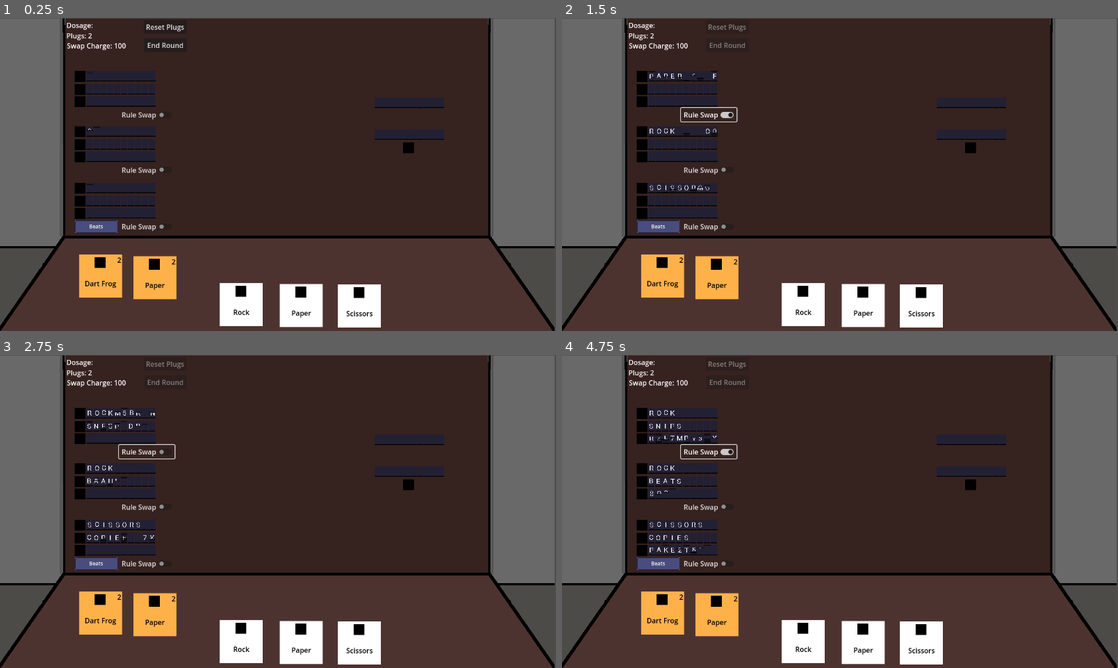
Above: before the commit, frames 1-4 (two rows, left to right).
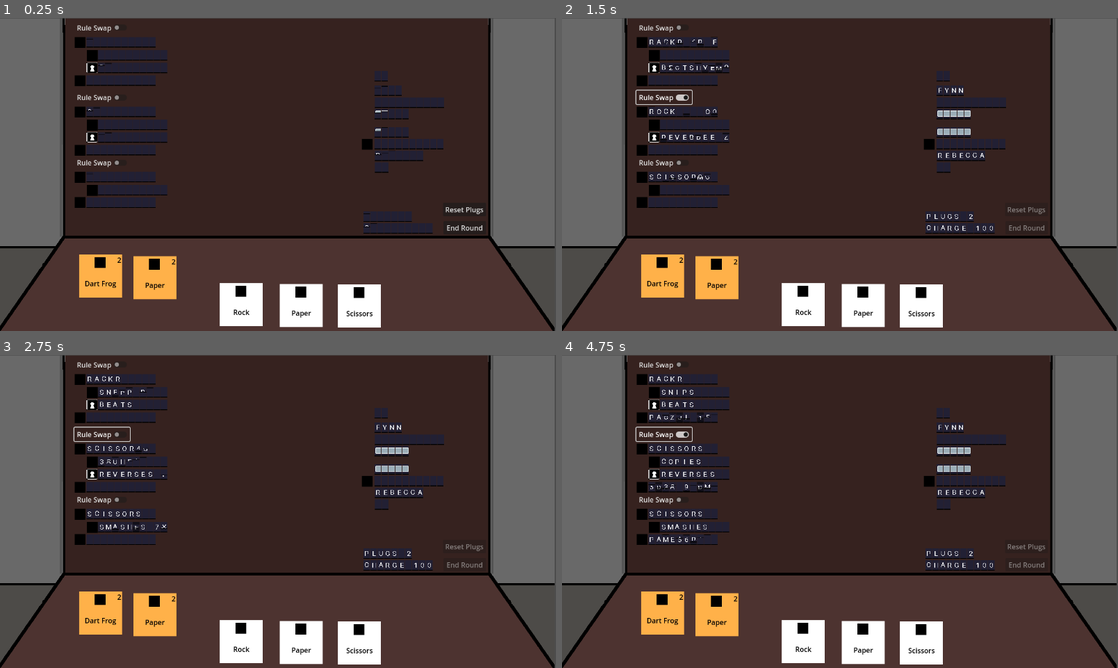
Above: after the commit, the same moments.

Repository: coreytbyrne/RPSGame
Game: Godot game, scene res://game_scenes/encounter/encounter.tscn
Two runs of this game, one before a commit and one after it. Both use one fixed random seed, a clock stepped at 60 frames per second and the inputs below. This scene is started directly instead of the project's main scene. The engine's default icon, where the game draws it, is replaced by a stand-in: a white triangle on a blue panel in a dark square.
Inputs (mouse positions are in pixels of both pictures, inside the frame that each line leads up to):
- Up to frame 1 (0.25 s): no input
- Up to frame 2 (1.5 s): click "End Round" at 0.5 s; click "Rule Swap" at 1.25 s
- Up to frame 3 (2.75 s): click "Rule Swap" at 2 s
- Up to frame 4 (4.75 s): click "Rule Swap" at 2.75 s; move the mouse to (639, 414) at 3.52 s; press the mouse at (639, 414) at 3.53 s; move the mouse to (639, 426) at 4.27 s; release the mouse at (639, 426) at 4.28 s; click (639, 426) at 4.35 s

The runs differ from the first frame. In frame 1, 3.4% of the frame differs, in the area x 12-87%, y 1-69%; in frame 2, 4.5%; in frame 3, 4.6%; in frame 4, 4.8%.

Commit message:
Migrated in game text to spinners

Diff:
--- a/entities/participant/opponent/opponent.gd
+++ b/entities/participant/opponent/opponent.gd
@@ -22,6 +22,12 @@
 		current_plug_count = value
 var current_plug_count:int
 var rule_board_reference:RulesBoard
+
+func _ready() -> void:
+	super._ready()
+	spinner_dose_node.position = $DoseLocation.position
+	spinner_name_node.position = $NameLocation.position
+	spinner_status_node.position = $StatusLocation.position
 
 
 func set_available_transmitters(transmitter_list:Array[CartridgeConfig]) -> void:
--- a/entities/participant/opponent/opponent.tscn
+++ b/entities/participant/opponent/opponent.tscn
@@ -1,6 +1,18 @@
-[gd_scene load_steps=2 format=3 uid="uid://b1l3o1il342tx"]
+[gd_scene load_steps=5 format=3 uid="uid://b1l3o1il342tx"]
 
 [ext_resource type="Script" uid="uid://be2wisk5e4j55" path="res://entities/participant/opponent/opponent.gd" id="1_8r4vp"]
+[ext_resource type="PackedScene" uid="uid://bhitfyyxuommx" path="res://entities/spinner_dose/spinner_dose.tscn" id="2_cu8if"]
+[ext_resource type="PackedScene" uid="uid://dhsdd451drwon" path="res://entities/spinner_tile/spinner_word.tscn" id="3_52w6d"]
+[ext_resource type="PackedScene" uid="uid://b6c8jyhnaa88s" path="res://entities/spinner_status/spinner_status.tscn" id="4_7nyls"]
 
 [node name="Opponent" type="Node2D"]
 script = ExtResource("1_8r4vp")
+spinner_dose_node_scene = ExtResource("2_cu8if")
+spinner_word_scene = ExtResource("3_52w6d")
+spinner_status_scene = ExtResource("4_7nyls")
+
+[node name="DoseLocation" type="Marker2D" parent="."]
+
+[node name="NameLocation" type="Marker2D" parent="."]
+
+[node name="StatusLocation" type="Marker2D" parent="."]
--- a/entities/participant/participant.gd
+++ b/entities/participant/participant.gd
@@ -1,23 +1,54 @@
 @abstract class_name Participant
 extends Node2D
 
-@export var dosage:int = 0:
+@export var spinner_dose_node_scene:PackedScene
+@export var spinner_word_scene:PackedScene
+@export var spinner_status_scene:PackedScene
+@export var participant_name:String
+
+@onready var dosage:int = 0:
 	set(value):
 		if self is Player:
-			$Dose.text = "Dose: %d / %d" % [value, max_dosage]
+			spinner_dose_node.update_dose_value(value)
 		dosage = value
 
-@export var max_dosage:int = 5
+@onready var max_dosage:int = 5:
+	set(value):
+		spinner_dose_node.max_dose = value
+		max_dosage = value
 
-@export var participant_name:String
+var spinner_dose_node:SpinnerDose
+var spinner_name_node:SpinnerWord
+var spinner_status_node:SpinnerStatus
 
 # Variables for tracking specific effects
 var plug_count_modifier:int = 0
-var is_shielded:bool = false
-var has_reverse:bool = false
+var is_shielded:bool = false :
+	set(value):
+		spinner_status_node.update_status_value(SpinnerStatus.STATUS.SHIELD, value)
+		is_shielded = value
+var has_reverse:bool = false:
+	set(value):
+		spinner_status_node.update_status_value(SpinnerStatus.STATUS.REVERSE, value)
+		has_reverse = value
 var play_history:Dictionary[GameplayUtils.OBJECT, int]
 
 enum TYPE {PLAYER, OPPONENT}
+
+func _ready() -> void:
+	spinner_dose_node = spinner_dose_node_scene.instantiate()
+	spinner_dose_node.max_dose = max_dosage
+
+	add_child(spinner_dose_node)
+	spinner_dose_node.update_dose_value(dosage)
+
+	spinner_name_node = spinner_word_scene.instantiate()
+	spinner_name_node.word_max_length = len(participant_name)
+	add_child(spinner_name_node)
+	spinner_name_node.update_word(participant_name)
+
+	spinner_status_node = spinner_status_scene.instantiate()
+	add_child(spinner_status_node)
 
 
 func add_to_play_history(obj:GameplayUtils.OBJECT) -> void:
--- a/entities/participant/player/player.gd
+++ b/entities/participant/player/player.gd
@@ -9,11 +9,13 @@
 @export var remaining_plug_count:int :
 	set(value):
 		remaining_plug_count = value
-		update_plug_label()
+		$PlugCount.update_word("Plugs " + str(value), 1, 3)
+		#update_plug_label()
 
 @export var swap_charge:int = 100:
 	set(value):
 		swap_charge_updated.emit(value)
+		$SwapCharge.update_word("Charge " + str(value),1,3)
 		swap_charge = value
 @export var swap_recharge_rate:int = 25
 var swap_recharge_modifer:int = 0
@@ -24,16 +26,20 @@
 signal swap_charge_updated(swap_charge:int)
 
 func _ready() -> void:
-	$SwapCharge.text = "Swap Charge: %d" % swap_charge
+	super._ready()
+	spinner_dose_node.position = $DoseLocation.position
+	spinner_name_node.position = $NameLocation.position
+	spinner_status_node.position = $StatusLocation.position
+	$SwapCharge.update_word("Charge " + str(swap_charge))
 
 
-func update_plug_label() -> void:
-	$PlugCount.text = "Plugs: %d" % [remaining_plug_count + plug_count_modifier]
+
+#func update_plug_label() -> void:
+	#$PlugCount.text = "Plugs: %d" % [remaining_plug_count + plug_count_modifier]
 
 
 func update_swap_charge(swap_change:int) -> void:
 	swap_charge += swap_change
-	$SwapCharge.text = "Swap Charge: %d" % swap_charge
 
 
 func recharge_swap() -> void:
--- a/entities/participant/player/player.tscn
+++ b/entities/participant/player/player.tscn
@@ -1,25 +1,24 @@
-[gd_scene load_steps=2 format=3 uid="uid://sq45r4t4q6cs"]
+[gd_scene load_steps=5 format=3 uid="uid://sq45r4t4q6cs"]
 
 [ext_resource type="Script" uid="uid://ciy5afajknnno" path="res://entities/participant/player/player.gd" id="1_abrql"]
+[ext_resource type="PackedScene" uid="uid://bhitfyyxuommx" path="res://entities/spinner_dose/spinner_dose.tscn" id="2_4dh7e"]
+[ext_resource type="PackedScene" uid="uid://dhsdd451drwon" path="res://entities/spinner_tile/spinner_word.tscn" id="3_ncnta"]
+[ext_resource type="PackedScene" uid="uid://b6c8jyhnaa88s" path="res://entities/spinner_status/spinner_status.tscn" id="4_ox1xb"]
 
 [node name="Player" type="Node2D"]
 script = ExtResource("1_abrql")
+spinner_dose_node_scene = ExtResource("2_4dh7e")
+spinner_word_scene = ExtResource("3_ncnta")
+spinner_status_scene = ExtResource("4_ox1xb")
+participant_name = "Corey"
 
-[node name="PlugCount" type="Label" parent="."]
-offset_top = 22.0
-offset_right = 98.0
-offset_bottom = 45.0
-text = "Plugs:"
+[node name="DoseLocation" type="Marker2D" parent="."]
 
-[node name="Dose" type="Label" parent="."]
-offset_top = -2.0
-offset_right = 79.0
-offset_bottom = 21.0
-text = "Dosage:"
+[node name="NameLocation" type="Marker2D" parent="."]
 
-[node name="SwapCharge" type="Label" parent="."]
-offset_left = 1.0
-offset_top = 45.0
-offset_right = 80.0
-offset_bottom = 68.0
-text = "Swap Charge:"
+[node name="SwapCharge" parent="." instance=ExtResource("3_ncnta")]
+
+[node name="StatusLocation" type="Marker2D" parent="."]
+
+[node name="PlugCount" parent="." instance=ExtResource("3_ncnta")]
+word_max_length = 7
--- a/entities/played_object/played_object.tscn
+++ b/entities/played_object/played_object.tscn
@@ -8,6 +8,6 @@
 script = ExtResource("1_83m2p")
 
 [node name="PlugTarget" parent="." instance=ExtResource("3_3u7fn")]
-position = Vector2(70, 30)
 
 [node name="SpinnerWord" parent="." instance=ExtResource("4_abdi8")]
+position = Vector2(24, 0)
--- a/entities/rule/rule.gd
+++ b/entities/rule/rule.gd
@@ -31,10 +31,16 @@
 
 	# Check if static rule is applicable
 	if rule_config.constant_effect != GameplayUtils.EFFECT.NONE:
-		$StaticRule/Text.text = GameplayUtils.get_effect_name(rule_config.constant_effect)
-		$StaticRule.visible = true
+		#$StaticRule/Text.text = GameplayUtils.get_effect_name(rule_config.constant_effect)
+		#$StaticRule.visible = true
+		$SpinnerConstantEffect.update_word(GameplayUtils.get_effect_name(rule_config.constant_effect), 1, 5)
+
 	else:
-		$StaticRule.visible = false
+		$SpinnerConstantEffect.visible = false
+		$ConstantEffectSprite.visible = false
+		$SpinnerRight.position.y = $SpinnerConstantEffect.position.y
+		$RightTarget.position.y = $ConstantEffectSprite.position.y
+
 
 	rule_intent = {
 		RULE_TARGET.LEFT: RuleObjectIntent.new(rule_config.left_object),
--- a/entities/rule/rule.tscn
+++ b/entities/rule/rule.tscn
@@ -4,7 +4,7 @@
 [ext_resource type="Resource" uid="uid://cdgqxguivf58" path="res://entities/rule/rule_configs/rock_beats_scissors.tres" id="2_6ep3v"]
 [ext_resource type="PackedScene" uid="uid://dhsdd451drwon" path="res://entities/spinner_tile/spinner_word.tscn" id="3_1anpc"]
 [ext_resource type="PackedScene" uid="uid://fij6f1fc1n3b" path="res://entities/plug_target/plug_target.tscn" id="4_6ep3v"]
-[ext_resource type="Texture2D" uid="uid://c8vcpi7u0e3e3" path="res://entities/rule/assets/RuleConstantSlate.png" id="5_6ep3v"]
+[ext_resource type="Texture2D" uid="uid://b02ovlvho78o" path="res://entities/rule/assets/placeholder-lock.png" id="5_qfgrd"]
 [ext_resource type="Texture2D" uid="uid://dmy8u8t0gg1vo" path="res://icon.svg" id="6_qfgrd"]
 
 [node name="Rule" type="Node2D"]
@@ -17,32 +17,23 @@
 [node name="LeftTarget" parent="." instance=ExtResource("4_6ep3v")]
 
 [node name="SpinnerEffect" parent="." instance=ExtResource("3_1anpc")]
-position = Vector2(21, 30)
+position = Vector2(49, 30)
+
+[node name="SpinnerConstantEffect" parent="." instance=ExtResource("3_1anpc")]
+position = Vector2(49, 59)
+
+[node name="ConstantEffectSprite" type="Sprite2D" parent="."]
+position = Vector2(27, 57.999996)
+texture = ExtResource("5_qfgrd")
 
 [node name="EffectTarget" parent="." instance=ExtResource("4_6ep3v")]
-position = Vector2(0, 30)
+position = Vector2(28, 30)
 
 [node name="SpinnerRight" parent="." instance=ExtResource("3_1anpc")]
-position = Vector2(22, 58)
+position = Vector2(22, 88)
 
 [node name="RightTarget" parent="." instance=ExtResource("4_6ep3v")]
-position = Vector2(0, 58)
-
-[node name="StaticRule" type="Sprite2D" parent="."]
-position = Vector2(37, 89)
-texture = ExtResource("5_6ep3v")
-
-[node name="Text" type="Label" parent="StaticRule"]
-offset_left = -46.0
-offset_top = -12.0
-offset_right = 46.0
-offset_bottom = 11.0
-theme_override_colors/font_color = Color(0.9843137, 0.9607843, 0.9372549, 1)
-theme_override_font_sizes/font_size = 12
-text = "Text"
-horizontal_alignment = 1
-vertical_alignment = 1
-metadata/_edit_use_anchors_ = true
+position = Vector2(0, 88)
 
 [node name="RuleActive" type="Sprite2D" parent="."]
 visible = false
@@ -52,10 +43,10 @@
 texture = ExtResource("6_qfgrd")
 
 [node name="RuleSwapButton" type="CheckButton" parent="."]
-offset_left = 89.0
-offset_top = 73.0
-offset_right = 217.0
-offset_bottom = 104.0
+offset_left = -14.0
+offset_top = -49.0
+offset_right = 114.0
+offset_bottom = -18.0
 disabled = true
 text = "Rule Swap"
 
--- a/entities/rule/rule_configs/dart_frog_beats_ham.tres
+++ b/entities/rule/rule_configs/dart_frog_beats_ham.tres
@@ -7,4 +7,5 @@
 left_object = 4
 effect = 1
 right_object = 5
+constant_effect = 5
 metadata/_custom_type_script = "uid://cfk5nrkdvl5ig"
--- a/entities/rule/rule_configs/no_you_beats_ham.tres
+++ b/entities/rule/rule_configs/no_you_beats_ham.tres
@@ -7,4 +7,5 @@
 left_object = 7
 effect = 1
 right_object = 5
+constant_effect = 3
 metadata/_custom_type_script = "uid://cfk5nrkdvl5ig"
--- a/entities/rule/rule_configs/paper_beats_rock.tres
+++ b/entities/rule/rule_configs/paper_beats_rock.tres
@@ -7,4 +7,5 @@
 left_object = 2
 effect = 3
 right_object = 1
+constant_effect = 1
 metadata/_custom_type_script = "uid://cfk5nrkdvl5ig"
--- a/entities/rule/rule_configs/rock_beats_scissors.tres
+++ b/entities/rule/rule_configs/rock_beats_scissors.tres
@@ -7,4 +7,5 @@
 left_object = 1
 effect = 1
 right_object = 3
+constant_effect = 8
 metadata/_custom_type_script = "uid://cfk5nrkdvl5ig"
--- a/entities/rule/rule_configs/scissors_beats_paper.tres
+++ b/entities/rule/rule_configs/scissors_beats_paper.tres
@@ -7,5 +7,4 @@
 left_object = 3
 effect = 2
 right_object = 2
-constant_effect = 1
 metadata/_custom_type_script = "uid://cfk5nrkdvl5ig"
--- /dev/null
+++ b/entities/spinner_dose/spinner_dose.gd
@@ -0,0 +1,51 @@
+extends Node2D
+class_name SpinnerDose
+
+@export var spinner_tile_scene:PackedScene
+@export var max_dose:int = 10
+
+@export var empty_vial_left_texture:Texture
+@export var full_vial_left_texture:Texture
+@export var empty_vial_body_texture:Texture
+@export var full_vial_body_texture:Texture
+@export var empty_vial_right_texture:Texture
+@export var full_vial_right_texture:Texture
+
+var buffer_size:int = 16
+var current_dose:int
+var spinner_tiles:Array[SpinnerTile]
+
+
+func _ready() -> void:
+	for i:int in range(max_dose):
+		var new_spinner:SpinnerTile = spinner_tile_scene.instantiate()
+		new_spinner.position.x = i * buffer_size
+		spinner_tiles.append(new_spinner)
+		add_child(new_spinner)
+
+		update_dose_value(current_dose)
+
+
+
+func update_dose_value(dose:int) -> void:
+	for i:int in range(dose):
+		if i == 0:
+			await get_tree().create_timer(randf_range(0.05, 0.15)).timeout
+			spinner_tiles[i].spin_to_symbol(full_vial_left_texture, 1)
+		elif (i == max_dose - 1):
+			await get_tree().create_timer(randf_range(0.05, 0.15)).timeout
+			spinner_tiles[i].spin_to_symbol(full_vial_right_texture, 1)
+		else:
+			await get_tree().create_timer(randf_range(0.05, 0.15)).timeout
+			spinner_tiles[i].spin_to_symbol(full_vial_body_texture, 1)
+
+	for i:int in range(dose, max_dose):
+		if i == 0:
+			await get_tree().create_timer(randf_range(0.05, 0.15)).timeout
+			spinner_tiles[i].spin_to_symbol(empty_vial_left_texture, 1)
+		elif (i == max_dose - 1):
+			await get_tree().create_timer(randf_range(0.05, 0.15)).timeout
+			spinner_tiles[i].spin_to_symbol(empty_vial_right_texture, 1)
+		else:
+			await get_tree().create_timer(randf_range(0.05, 0.15)).timeout
+			spinner_tiles[i].spin_to_symbol(empty_vial_body_texture, 1)
--- /dev/null
+++ b/entities/spinner_dose/spinner_dose.tscn
@@ -0,0 +1,20 @@
+[gd_scene load_steps=9 format=3 uid="uid://bhitfyyxuommx"]
+
+[ext_resource type="Script" uid="uid://cod0vh754hfll" path="res://entities/spinner_dose/spinner_dose.gd" id="1_2jkvf"]
+[ext_resource type="PackedScene" uid="uid://t6eumvckgvn4" path="res://entities/spinner_tile/spinner_tile.tscn" id="2_m1xtf"]
+[ext_resource type="Texture2D" uid="uid://dnmdbuj0o1a4v" path="res://entities/spinner_dose/tile_images/empty_vial_left.png" id="3_53hu8"]
+[ext_resource type="Texture2D" uid="uid://o2jxffqr4cia" path="res://entities/spinner_dose/tile_images/full_vial_left.png" id="4_v0wxf"]
+[ext_resource type="Texture2D" uid="uid://bq238qie6avpn" path="res://entities/spinner_dose/tile_images/empty_vial_body.png" id="5_tm340"]
+[ext_resource type="Texture2D" uid="uid://d3c67r4r5jm8j" path="res://entities/spinner_dose/tile_images/full_vial_body.png" id="6_1m1op"]
+[ext_resource type="Texture2D" uid="uid://bfpuwj5kuqfay" path="res://entities/spinner_dose/tile_images/empty_vial_right.png" id="7_a0mtk"]
+[ext_resource type="Texture2D" uid="uid://c5rn3rjeupjd6" path="res://entities/spinner_dose/tile_images/full_vial_right.png" id="8_v4rdt"]
+
+[node name="SpinnerDose" type="Node2D"]
+script = ExtResource("1_2jkvf")
+spinner_tile_scene = ExtResource("2_m1xtf")
+empty_vial_left_texture = ExtResource("3_53hu8")
+full_vial_left_texture = ExtResource("4_v0wxf")
+empty_vial_body_texture = ExtResource("5_tm340")
+full_vial_body_texture = ExtResource("6_1m1op")
+empty_vial_right_texture = ExtResource("7_a0mtk")
+full_vial_right_texture = ExtResource("8_v4rdt")
--- /dev/null
+++ b/entities/spinner_status/spinner_status.gd
@@ -0,0 +1,32 @@
+extends Node2D
+class_name SpinnerStatus
+
+@export var spinner_tile_scene:PackedScene
+@export var shield_texture:Texture
+@export var reverse_texture:Texture
+
+var buffer_size:int = 16
+var spinner_tiles:Array[SpinnerTile]
+
+enum STATUS {SHIELD, REVERSE}
+
+func _ready() -> void:
+	for i:int in range(STATUS.size()):
+		var new_spinner:SpinnerTile = spinner_tile_scene.instantiate()
+		new_spinner.position.x = i * buffer_size
+		spinner_tiles.append(new_spinner)
+		add_child(new_spinner)
+
+func update_status_value(status:STATUS, is_applied:bool) -> void:
+	var new_symbol:Texture
+
+	match(status):
+		STATUS.SHIELD:
+			new_symbol = shield_texture
+		STATUS.REVERSE:
+			new_symbol = reverse_texture
+
+	if is_applied:
+		spinner_tiles[status].spin_to_symbol(new_symbol, 1)
+	else:
+		spinner_tiles[status].spin_to_letter("", 1)
--- /dev/null
+++ b/entities/spinner_status/spinner_status.tscn
@@ -0,0 +1,12 @@
+[gd_scene load_steps=5 format=3 uid="uid://b6c8jyhnaa88s"]
+
+[ext_resource type="Script" uid="uid://c2mny1gkbyf8r" path="res://entities/spinner_status/spinner_status.gd" id="1_myekn"]
+[ext_resource type="PackedScene" uid="uid://t6eumvckgvn4" path="res://entities/spinner_tile/spinner_tile.tscn" id="2_mckuc"]
+[ext_resource type="Texture2D" uid="uid://cy2u5uott7w1x" path="res://entities/spinner_status/assets/shield_tile.png" id="3_d0rpk"]
+[ext_resource type="Texture2D" uid="uid://ccvce2dhef5ke" path="res://entities/spinner_status/assets/no_you_tile.png" id="4_vewie"]
+
+[node name="SpinnerStatus" type="Node2D"]
+script = ExtResource("1_myekn")
+spinner_tile_scene = ExtResource("2_mckuc")
+shield_texture = ExtResource("3_d0rpk")
+reverse_texture = ExtResource("4_vewie")
--- a/entities/spinner_tile/spinner_tile.gd
+++ b/entities/spinner_tile/spinner_tile.gd
@@ -9,13 +9,13 @@
 
 signal letter_updated
 
+
 func _ready() -> void:
 	$NextTileTop.texture = next_tile
 	$NextTileBottom.texture = next_tile
 
 	$CurrentTileTop.texture = current_tile
 	$CurrentTileBottom.texture = current_tile
-
 
 
 
@@ -48,3 +48,31 @@
 	$CurrentTileBottom.texture = character_file
 
 	letter_updated.emit()
+
+
+func spin_to_symbol(symbol:Texture, num_spins:int) -> void:
+	if symbol == null:
+		spin_to_letter("", num_spins)
+		return
+
+
+	for i:int in range(num_spins - 1):
+		var rand_letter:String = character_list[randi() % len(character_list)]
+		var rand_file:Texture = load(tile_file_path % rand_letter)
+		$NextTileTop.texture = rand_file
+		$NextTileBottom.texture = rand_file
+
+		$AnimationPlayer.play("flip_tile_down")
+		await $AnimationPlayer.animation_finished
+		$CurrentTileTop.texture = rand_file
+		$CurrentTileBottom.texture = rand_file
+
+	$NextTileTop.texture = symbol
+	$NextTileBottom.texture = symbol
+
+	$AnimationPlayer.play("flip_tile_down")
+	await $AnimationPlayer.animation_finished
+	$CurrentTileTop.texture = symbol
+	$CurrentTileBottom.texture = symbol
+
+	letter_updated.emit()
--- a/game_scenes/encounter/encounter.gd
+++ b/game_scenes/encounter/encounter.gd
@@ -229,7 +229,7 @@
 			await RuleResolver.rule_resolved
 
 		#NOTE: This is here just so the player can see the activated rule in the interim
-		await get_tree().create_timer(5.0).timeout
+		await get_tree().create_timer(3.0).timeout
 		rule_board_ref.mark_rule_triggered(rule_num, false)
 
 
--- a/game_scenes/encounter/encounter.tscn
+++ b/game_scenes/encounter/encounter.tscn
@@ -39,29 +39,54 @@
 ***Remember: ANYTHING BEATS NOTHING***"
 
 [node name="ResetPlugsButton" type="Button" parent="."]
-offset_left = 331.0
-offset_top = 5.0
-offset_right = 430.0
-offset_bottom = 36.0
+offset_left = 1020.0
+offset_top = 425.0
+offset_right = 1119.0
+offset_bottom = 456.0
 text = "Reset Plugs"
 
 [node name="EndRoundButton" type="Button" parent="."]
-offset_left = 332.0
-offset_top = 47.0
-offset_right = 430.0
-offset_bottom = 78.0
+offset_left = 1021.0
+offset_top = 467.0
+offset_right = 1119.0
+offset_bottom = 498.0
 text = "End Round"
 
 [node name="RuleBoardSpawnPosition" type="Marker2D" parent="."]
-position = Vector2(185, 134)
+position = Vector2(185, 56)
 
 [node name="Player" parent="." instance=ExtResource("7_1kcpe")]
 position = Vector2(153, 7)
 participant_name = "Rebecca"
 
+[node name="DoseLocation" parent="Player" index="0"]
+position = Vector2(717, 256)
+
+[node name="NameLocation" parent="Player" index="1"]
+position = Vector2(718, 310)
+
+[node name="SwapCharge" parent="Player" index="2"]
+position = Vector2(692, 477)
+
+[node name="StatusLocation" parent="Player" index="3"]
+position = Vector2(718, 337)
+
+[node name="PlugCount" parent="Player" index="4"]
+position = Vector2(692, 450)
+
 [node name="Opponent" parent="." instance=ExtResource("8_1kcpe")]
+position = Vector2(873, 134)
 preferences = ExtResource("9_fbhgj")
 participant_name = "Fynn"
+
+[node name="DoseLocation" parent="Opponent" index="0"]
+position = Vector2(-3, 87)
+
+[node name="NameLocation" parent="Opponent" index="1"]
+position = Vector2(-3, 33)
+
+[node name="StatusLocation" parent="Opponent" index="2"]
+position = Vector2(-3, 0)
 
 [node name="TransmitterSpawnPositions" type="Node2D" parent="."]
 
@@ -95,7 +120,7 @@
 position = Vector2(298, 647)
 
 [node name="PlayedObject" parent="." instance=ExtResource("10_bghur")]
-position = Vector2(871, 268)
+position = Vector2(846, 290)
 
 [node name="EnemyPlayedObject" parent="." instance=ExtResource("11_wkw02")]
 position = Vector2(871, 195)
@@ -104,3 +129,6 @@
 
 [connection signal="pressed" from="ResetPlugsButton" to="." method="_on_reset_plugs_button_pressed"]
 [connection signal="pressed" from="EndRoundButton" to="." method="_on_next_round_button_pressed"]
+
+[editable path="Player"]
+[editable path="Opponent"]
--- a/game_scenes/encounter/rules_board.tscn
+++ b/game_scenes/encounter/rules_board.tscn
@@ -17,18 +17,18 @@
 [node name="RuleSpawn1" type="Marker2D" parent="RuleSpawnPositions"]
 
 [node name="RuleSpawn2" type="Marker2D" parent="RuleSpawnPositions"]
-position = Vector2(0, 127)
+position = Vector2(0, 160)
 
 [node name="RuleSpawn3" type="Marker2D" parent="RuleSpawnPositions"]
-position = Vector2(0, 257)
+position = Vector2(0, 310)
 
 [node name="RuleSpawn4" type="Marker2D" parent="RuleSpawnPositions"]
-position = Vector2(330, 1)
+position = Vector2(229, 1)
 
 [node name="RuleSpawn5" type="Marker2D" parent="RuleSpawnPositions"]
-position = Vector2(330, 131)
+position = Vector2(229, 160)
 
 [node name="RuleSpawn6" type="Marker2D" parent="RuleSpawnPositions"]
-position = Vector2(330, 261)
+position = Vector2(229, 310)
 
 [node name="Rules" type="Node2D" parent="."]
Binary file added: entities/rule/assets/placeholder-lock.png
Not shown, added: entities/rule/assets/placeholder-lock.png.import
Not shown, added: entities/spinner_dose/spinner_dose.gd.uid
Binary file added: entities/spinner_dose/tile_images/empty_vial_body.png
Not shown, added: entities/spinner_dose/tile_images/empty_vial_body.png.import
Binary file added: entities/spinner_dose/tile_images/empty_vial_left.png
Not shown, added: entities/spinner_dose/tile_images/empty_vial_left.png.import
Binary file added: entities/spinner_dose/tile_images/empty_vial_right.png
Not shown, added: entities/spinner_dose/tile_images/empty_vial_right.png.import
Binary file added: entities/spinner_dose/tile_images/full_vial_body.png
Not shown, added: entities/spinner_dose/tile_images/full_vial_body.png.import
Binary file added: entities/spinner_dose/tile_images/full_vial_left.png
(and 8 more such lines)
